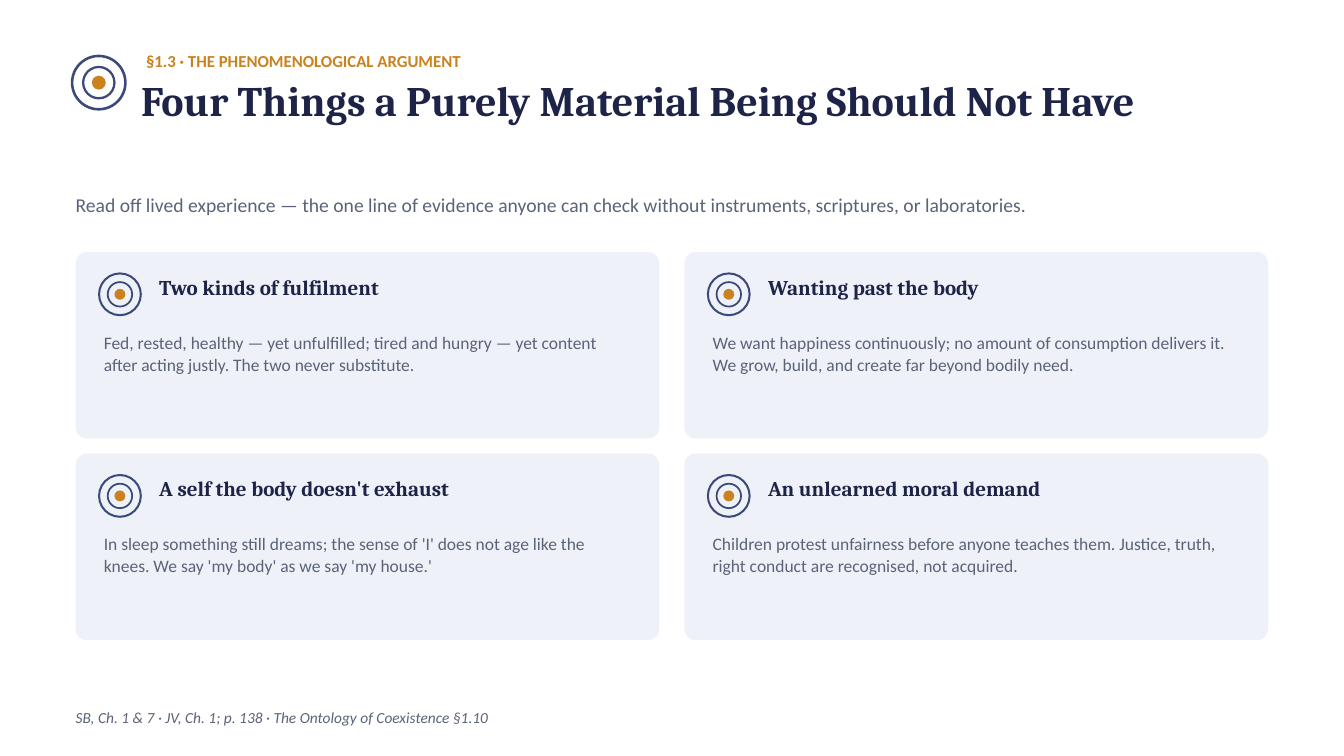
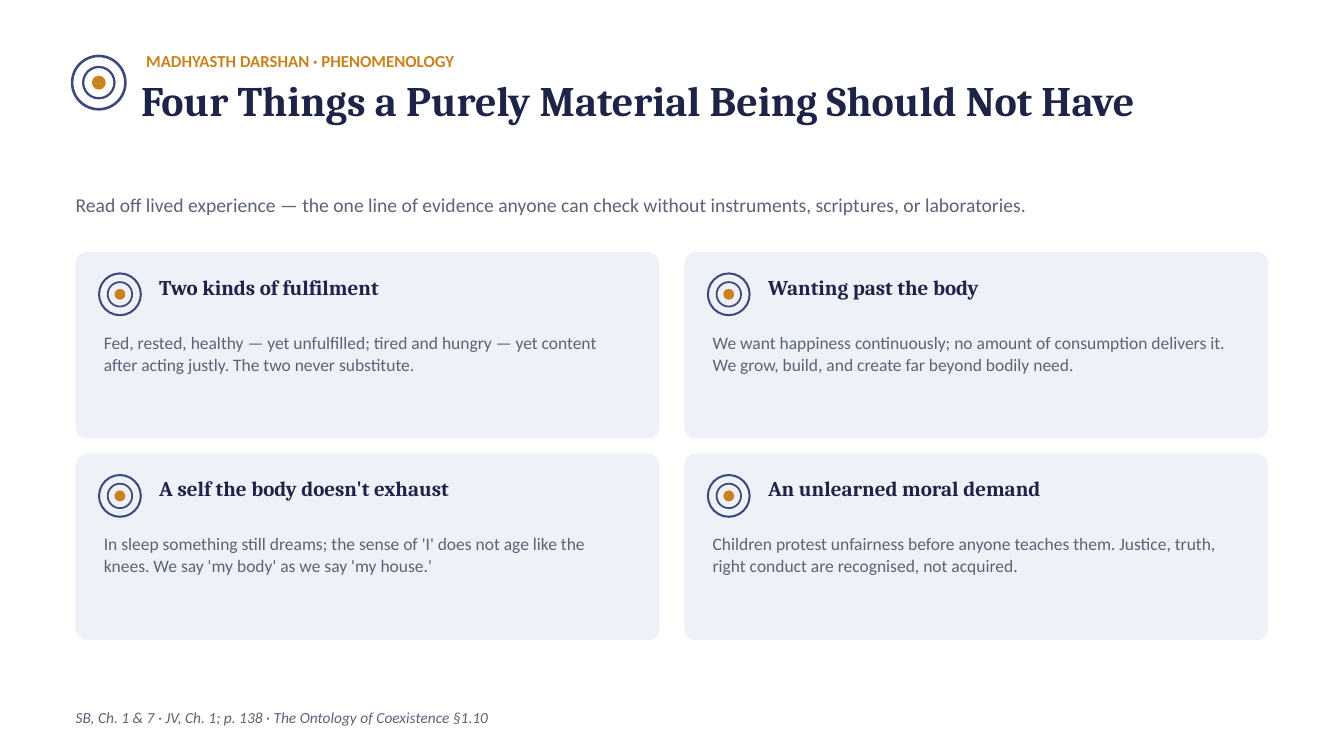
Before and after one commit to raghavamohan/AnalyticMadhyasthDarshan, a slide deck: slide 4 of Studies/Why-Humans-Are-Not-Just-Material/Why-Humans-Are-Not-Just-Material.pptx (slide 8 before the commit). Drawn at 1344x756 pixels with LibreOffice and Linux fonts; fonts in the diff are those of the drawing. Boxes give left, top, right and bottom in pixels: in the first picture for what was removed or moved away, otherwise in the second. Text is boxed around its words. In the diff, an @@ line names an element or a change of style, - is before the commit and + after.

```diff
--- a/Studies/Why-Humans-Are-Not-Just-Material/Why-Humans-Are-Not-Just-Material.pptx
+++ b/Studies/Why-Humans-Are-Not-Just-Material/Why-Humans-Are-Not-Just-Material.pptx
@@ text at <box>146,56,454,67</box>: text changed @@
-§1.3 · THE PHENOMENOLOGICAL ARGUMENT
+MADHYASTH DARSHAN · PHENOMENOLOGY
```
Also in this commit, not shown: 17 other slides changed, 6 other files.
